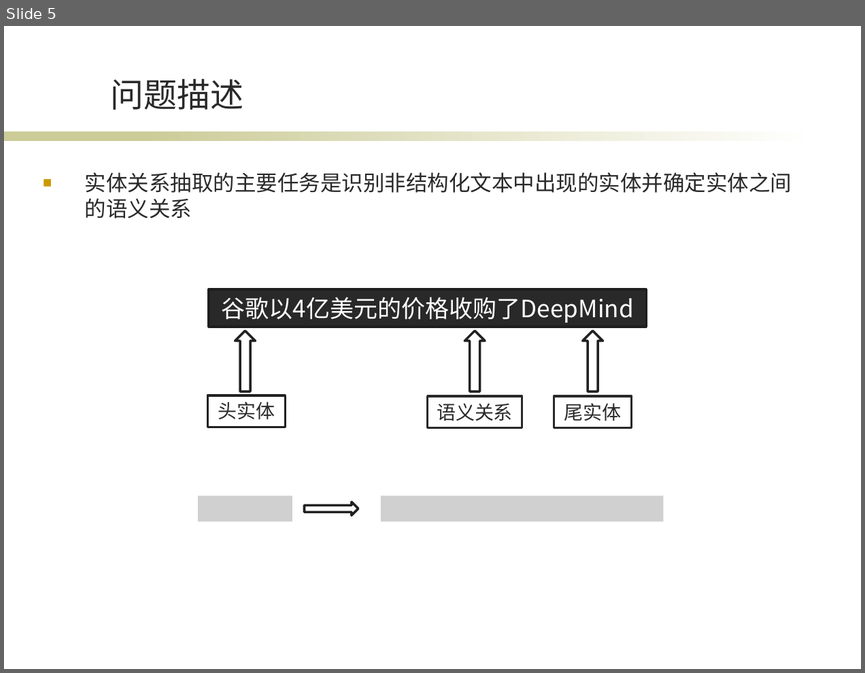
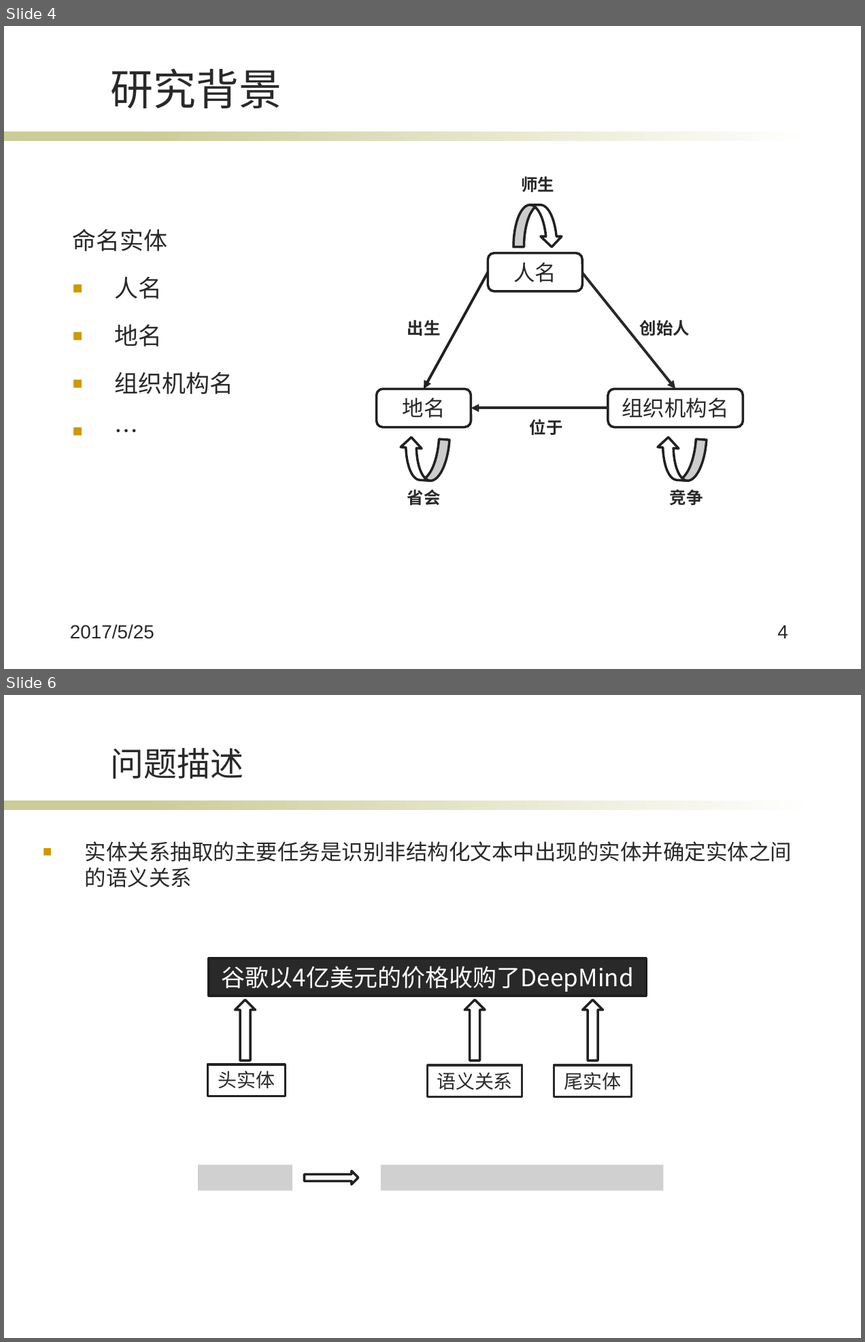
Before and after one commit to wqpod2g/paper, a slide deck: 毕业答辩ppt.pptx. Shown one above the other, each under a label of ours: slide 5 before the commit, slides 4 and 6 after it; the slides between them are not shown. The pictures are 865x673 and 865x1342 pixels, drawn with LibreOffice and Linux fonts; fonts in the diff are those of the drawing; grey boxes stand for pictures; background and template pictures are left out. Boxes give left, top, right and bottom in pixels: in the first picture for what was removed or moved away, otherwise in the second. Text is boxed around its words. In the diff, an @@ line names an element or a change of style, - is before the commit and + after.

```diff
--- a/毕业答辩ppt.pptx
+++ b/毕业答辩ppt.pptx
@@ slide 4 added at box(4, 26, 861, 669), background #FFFFFF; not listed: 2 template elements that a slide beside it also shows @@
@@ title added at box(110, 69, 281, 108), 36 pt, text #292929 @@
+研究背景
@@ text added at box(521, 176, 554, 192), 14 pt, text #292929, bold @@
+师生
@@ curved down arrow added at box(513, 205, 562, 247), fill #FFFFFF, outline #212121 2 pt @@
@@ text added at box(73, 229, 234, 394), 20 pt, text #292929 @@
+命名实体
+■ 人名
+■ 地名
+■ 组织机构名
+■ …
@@ rounded rectangle added at box(488, 253, 582, 292), fill #FFFFFF, outline #212121 2 pt, 18 pt, text #292929 @@
+人名
@@ arrow added from (488, 272) to (424, 388), #202020 2.25 pt @@
@@ arrow added from (582, 273) to (675, 388), #282828 2.25 pt @@
@@ text added at box(407, 320, 440, 335), 14 pt, text #292929, bold @@
+出生
@@ text added at box(639, 320, 689, 335), 14 pt, text #292929, bold @@
+创始人
@@ rounded rectangle added at box(377, 388, 471, 427), fill #FFFFFF, outline #212121 2 pt, 18 pt, text #292929 @@
+地名
@@ rounded rectangle added at box(608, 388, 742, 427), fill #FFFFFF, outline #212121 2 pt, 18 pt, text #292929 @@
+组织机构名
@@ arrow added from (608, 408) to (471, 408), #282828 2.25 pt @@
@@ text added at box(530, 419, 563, 435), 14 pt, text #292929, bold @@
+位于
@@ curved down arrow added at box(398, 437, 449, 482), fill #FFFFFF, outline #212121 2 pt @@
@@ curved down arrow added at box(655, 437, 706, 482), fill #FFFFFF, outline #212121 2 pt @@
@@ text added at box(407, 489, 440, 505), 14 pt, text #292929, bold @@
+省会
@@ text added at box(670, 489, 703, 505), 14 pt, text #292929, bold @@
+竞争
@@ text added at box(70, 624, 154, 639), 16 pt, text #292929 @@
+2017/5/25
@@ page number added at box(777, 624, 788, 638), 16 pt, text #292929 @@
+4
@@ what was slide 5 is now slide 6 @@
```
Also in this commit, not shown: 25 slides changed.
